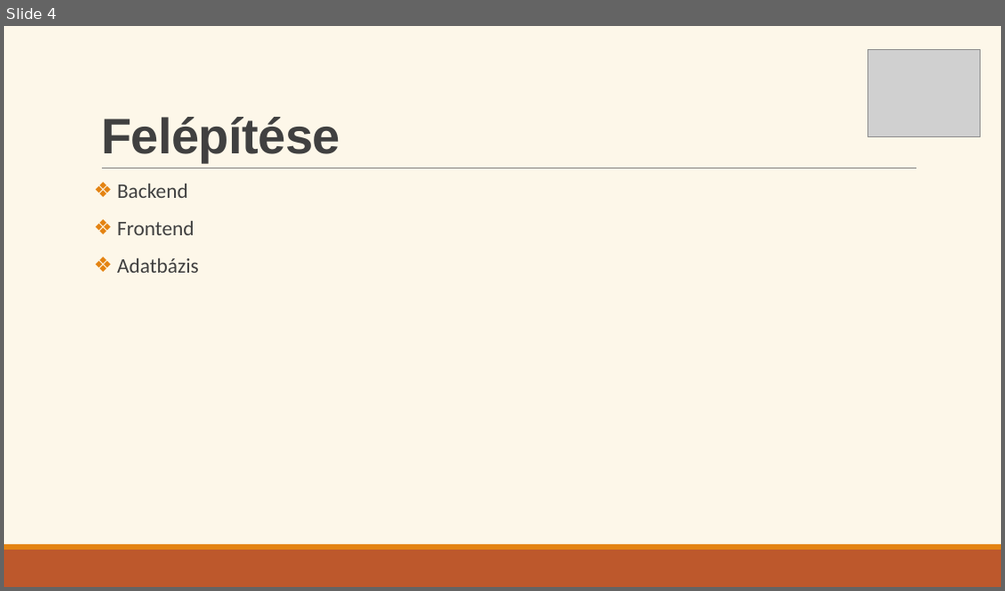
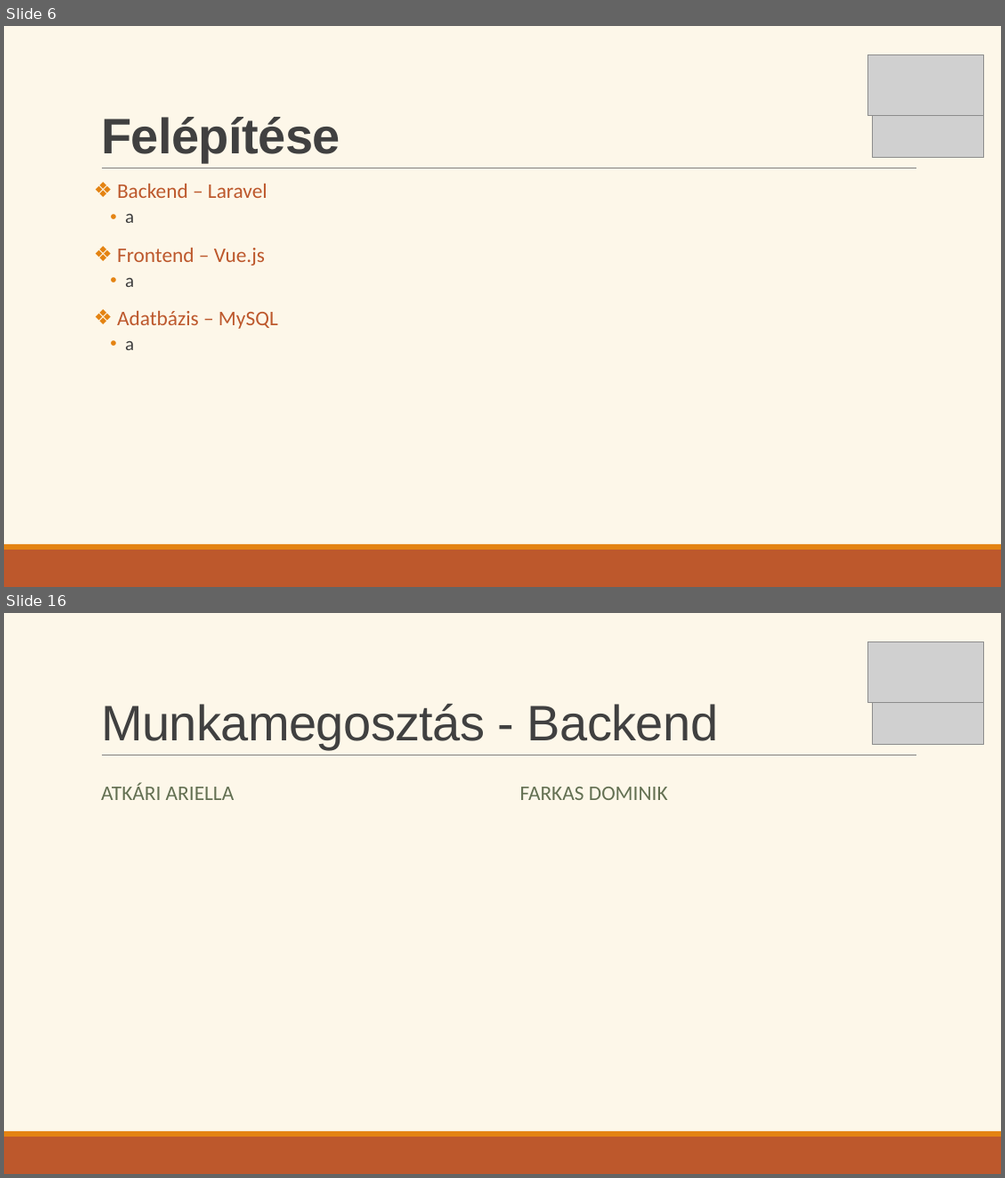
Before and after one commit to Ella50/13_S1_1_vizsgaremek, a slide deck: Dokumentációhoz/Prezentáció/eMenza_AtkariAriella_FarkasDominik.pptx. Shown one above the other, each under a label of ours: slide 4 before the commit, slides 6 and 16 after it; the slides between them are not shown. The pictures are 1005x591 and 1005x1178 pixels, drawn with LibreOffice and Linux fonts; fonts in the diff are those of the drawing; grey boxes stand for pictures. Boxes give left, top, right and bottom in pixels: in the first picture for what was removed or moved away, otherwise in the second. Text is boxed around its words. In the diff, an @@ line names an element or a change of style, - is before the commit and + after.

```diff
--- a/Dokumentációhoz/Prezentáció/eMenza_AtkariAriella_FarkasDominik.pptx
+++ b/Dokumentációhoz/Prezentáció/eMenza_AtkariAriella_FarkasDominik.pptx
@@ slide 16 added at (4, 613, 1001, 1174), background #FDF7E9; not listed: 3 template elements that a slide beside it also shows @@
@@ picture added at (867, 641, 984, 703) @@
@@ title added at (101, 703, 718, 749), 48 pt, text #404040 @@
+Munkamegosztás - Backend
@@ picture added at (872, 698, 984, 745) @@
@@ line added from (103, 755) to (916, 755), #808080 1 pt @@
@@ text added at (101, 783, 235, 800), 20 pt, text #637052 @@
+ATKÁRI ARIELLA
@@ text added at (520, 787, 668, 800), 20 pt, text #637052 @@
+FARKAS DOMINIK
@@ what was slide 4 is now slide 6 @@
@@ slide 6 changed as well @@
@@ picture: place and size @@
-picture at (867, 49, 979, 136)
+picture at (867, 54, 984, 116)
@@ picture added at (872, 111, 984, 158) @@
@@ text at (117, 184, 278, 350): text changed; text colour #404040 to #BD582C @@
-❖ Backend
-❖ Frontend
-❖ Adatbázis
+❖ Backend – Laravel
+  • a
+❖ Frontend – Vue.js
+  • a
+❖ Adatbázis – MySQL
+  • a
```
Also in this commit, not shown: 5 other slides changed, 13 other slides added, 1 slide removed.
